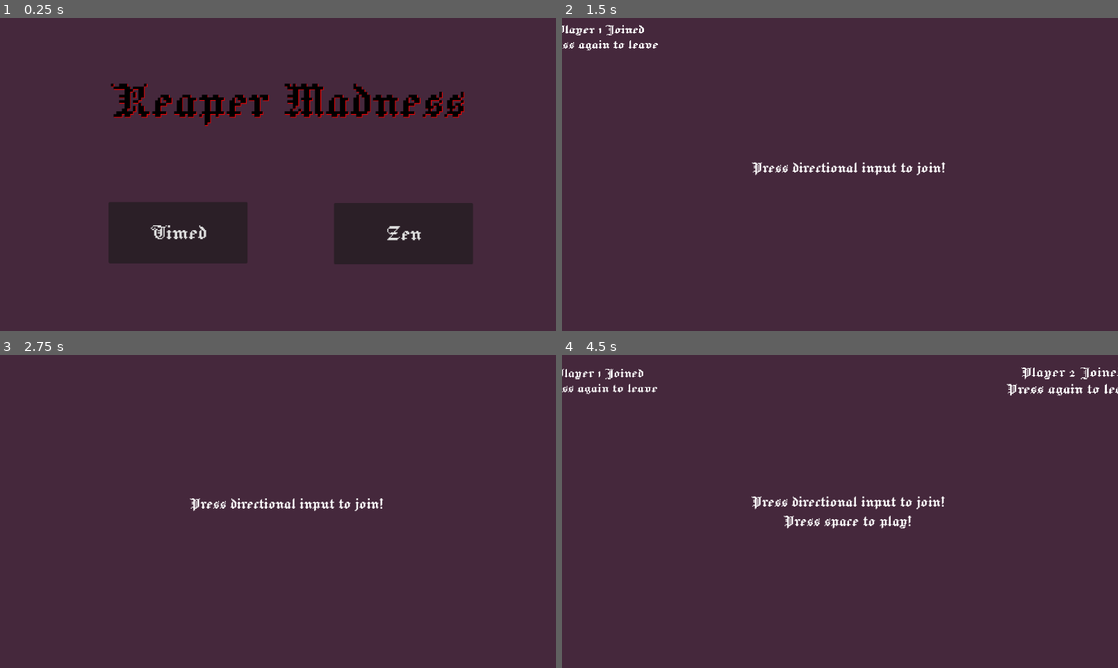
Above: before the commit, frames 1-4 (two rows, left to right).
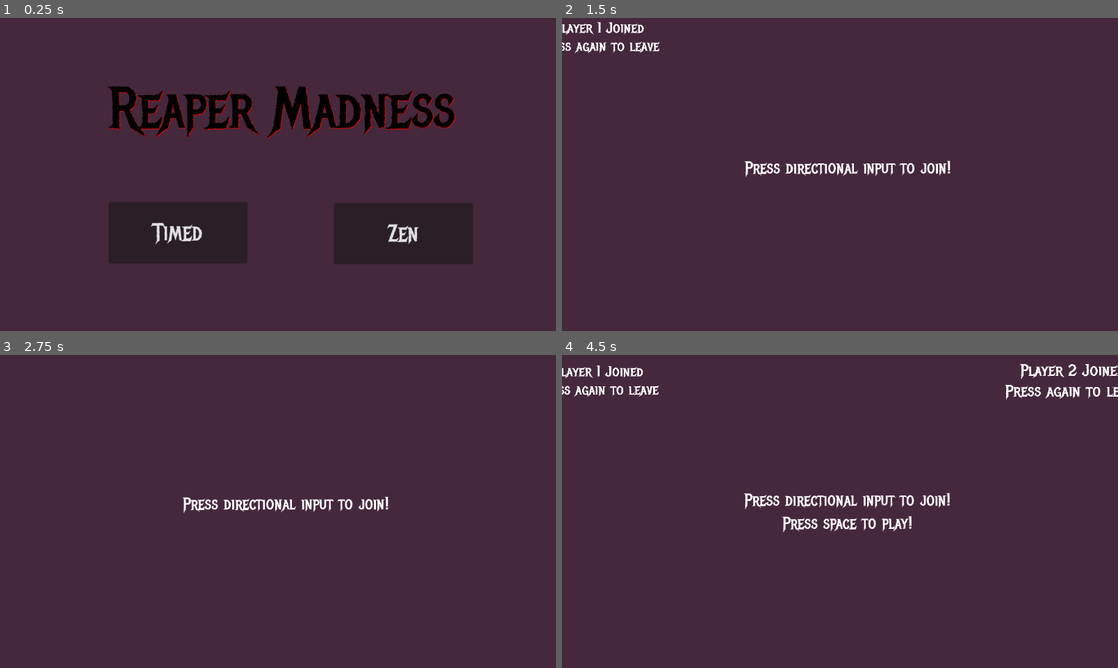
Above: after the commit, the same moments.

Repository: reniby/catfight
Game: Godot game, scene res://scenes/menu.tscn
Same seed, same stepped clock (60 frames per second), same inputs: the game is played once before the commit and once after it.
Inputs:
- Up to frame 1 (0.25 s): no input
- Up to frame 2 (1.5 s): click "Timed" at 0.5 s; tap Enter (dash_p4) at 1.25 s; hold Right (right_p1) from 1.28 s (still down); tap Shift (dash_p1) at 1.35 s
- Up to frame 3 (2.75 s): release Right (right_p1) at 2.03 s; hold Down (down_p1) from 2.03 s (still down); tap Space (dash_p2) at 2.1 s
- Up to frame 4 (4.5 s): release Down (down_p1) at 2.78 s; hold Right (right_p1) 2.78-3.53 s; tap Ctrl (dash_p3) at 2.85 s; hold Up (up_p1) 3.53-4.28 s; tap Enter (dash_p4) at 3.6 s; hold Left (left_p1) from 4.28 s (still down); tap G (down_p2) at 4.35 s

The runs differ from the first frame. In frame 1, 5.4% of the frame differs, in the area x 19-84%, y 20-73%; in frame 2, 1.5%; in frame 3, 0.9%; in frame 4, 2.9%.

Commit message:
font and coin particles fix

Diff:
--- a/project.godot
+++ b/project.godot
@@ -25,7 +25,7 @@
 
 [gui]
 
-theme/custom_font="res://assets/fonts/Jacquard12-Regular.ttf"
+theme/custom_font="res://assets/fonts/MetalMania-Regular.ttf"
 
 [input]
 
--- a/scenes/coin.tscn
+++ b/scenes/coin.tscn
@@ -44,7 +44,7 @@
 gravity = Vector2(0, 0)
 initial_velocity_min = 10.0
 initial_velocity_max = 14.0
-color = Color(0.290196, 0.666667, 0.356863, 1)
+color = Color(0.713726, 0.909804, 0.74902, 1)
 
 [node name="Sprite2D" type="AnimatedSprite2D" parent="."]
 sprite_frames = SubResource("SpriteFrames_0vmkb")
--- a/scripts/coin.gd
+++ b/scripts/coin.gd
@@ -11,13 +11,14 @@
 func _ready() -> void:
 	choose_location()
 
-
 func _physics_process(_delta: float) -> void:
 	var overlapping = false
 
 	for body in area.get_overlapping_bodies():
 		hide()
+
 		particles.emitting = false
+		particles.restart()
 		overlapping = true
 		choose_location()
 		if body is CharacterBody2D:
@@ -30,11 +31,10 @@
 		sprite.scale = Vector2(0,0)
 		sprite.rotation = 0
 		var tween = get_tree().create_tween()
-		tween.tween_property(sprite, "rotation", 2*PI, 0.3)
+		tween.tween_property(sprite, "rotation", 8*PI, 0.3)
 		tween.set_parallel()
 		tween.tween_property(sprite, "scale", Vector2(1,1), 0.3)
-		call_deferred("emit")
-		#tween.tween_callback(sprite.queue_free)
+
 
 func choose_location():
 	var x = rng.randf_range(-max_x / 2, max_x / 2)
Binary file added: assets/fonts/MetalMania-Regular.ttf
Not shown, added: assets/fonts/MetalMania-Regular.ttf.import
